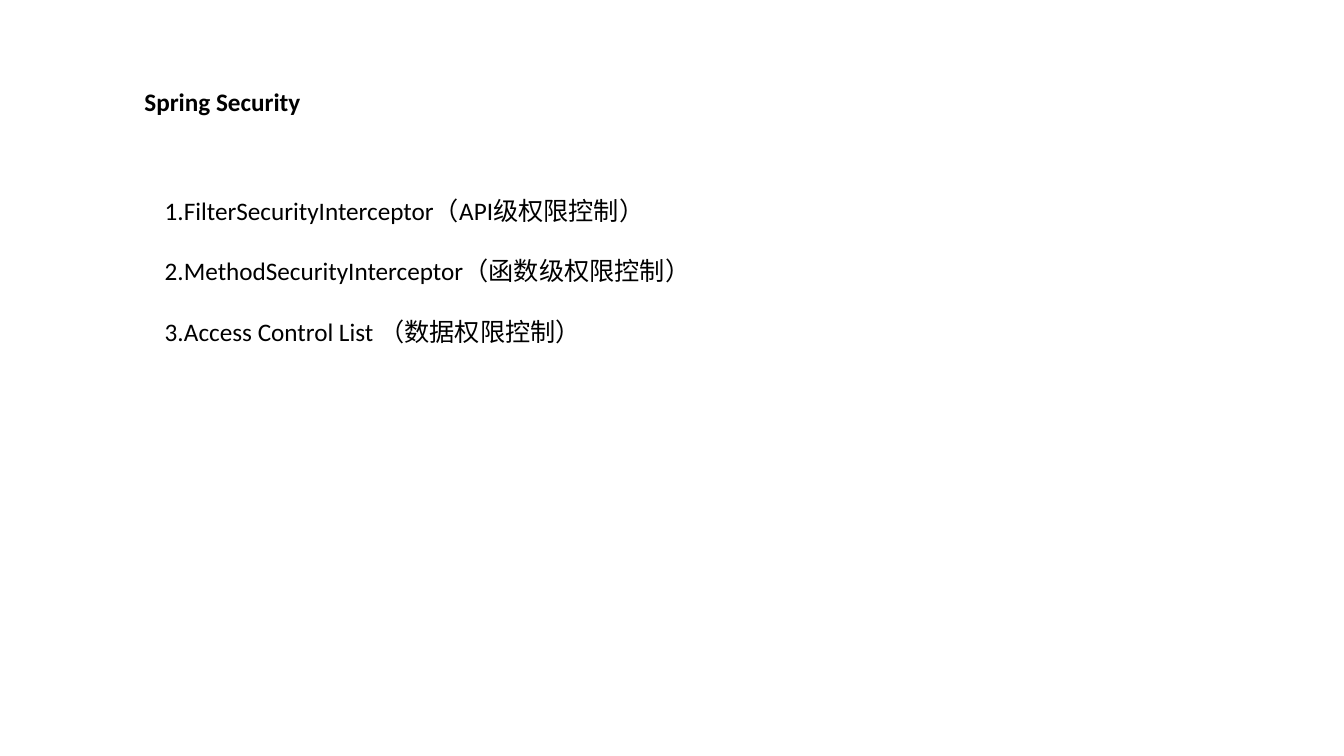
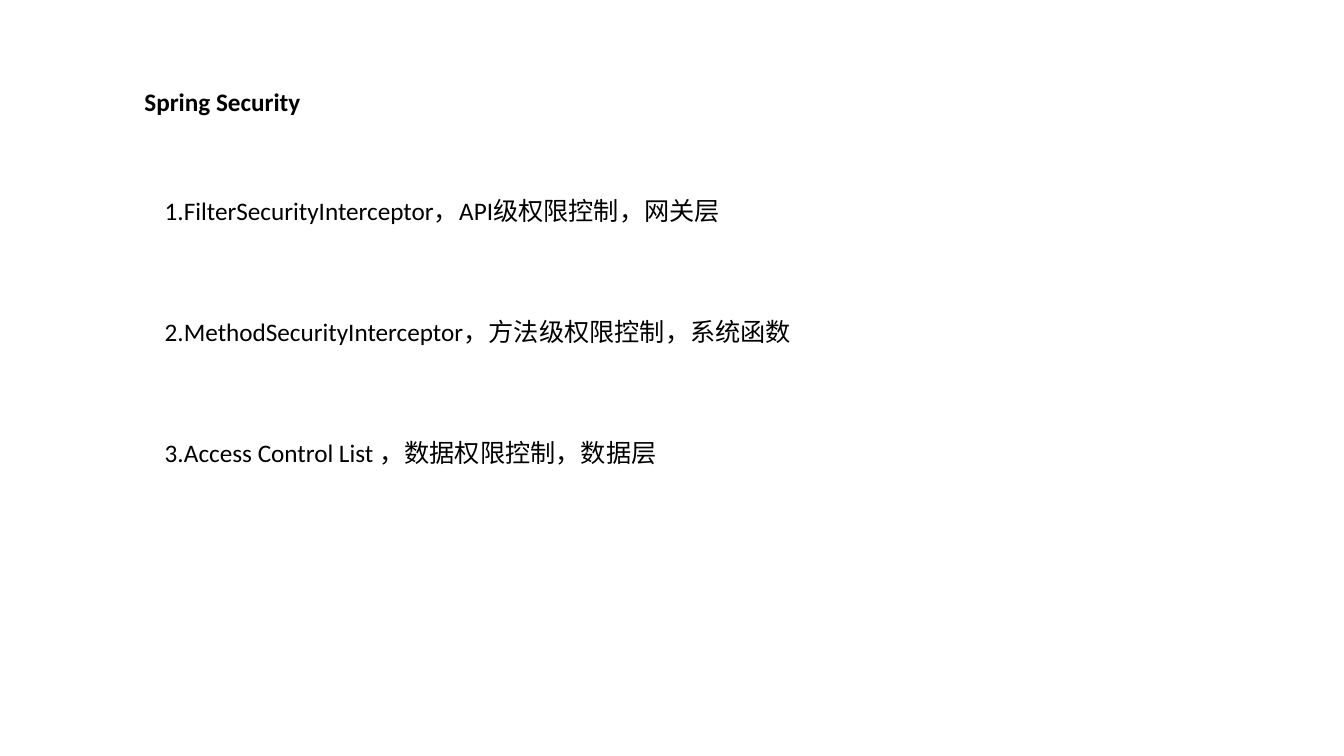
Before and after one commit to plumnx/DIALY, a slide deck: slide 18 of 2020-7-13-----Spring Security Report/Spring Security.pptx (slide 19 before the commit). Drawn at 1344x756 pixels with LibreOffice and Linux fonts; fonts in the diff are those of the drawing. Boxes give left, top, right and bottom in pixels: in the first picture for what was removed or moved away, otherwise in the second. Text is boxed around its words. In the diff, an @@ line names an element or a change of style, - is before the commit and + after.

```diff
--- a/2020-7-13-----Spring Security Report/Spring Security.pptx
+++ b/2020-7-13-----Spring Security Report/Spring Security.pptx
@@ text at (x1=165, y1=199, x2=791, y2=465): text changed @@
-1.FilterSecurityInterceptor（API级权限控制）
-2.MethodSecurityInterceptor（函数级权限控制）
-3.Access Control List （数据权限控制）
+1.FilterSecurityInterceptor，API级权限控制，网关层
+2.MethodSecurityInterceptor，方法级权限控制，系统函数
+3.Access Control List ，数据权限控制，数据层
```
Also in this commit, not shown: 12 other slides changed, 3 slides added, 4 slides removed.
